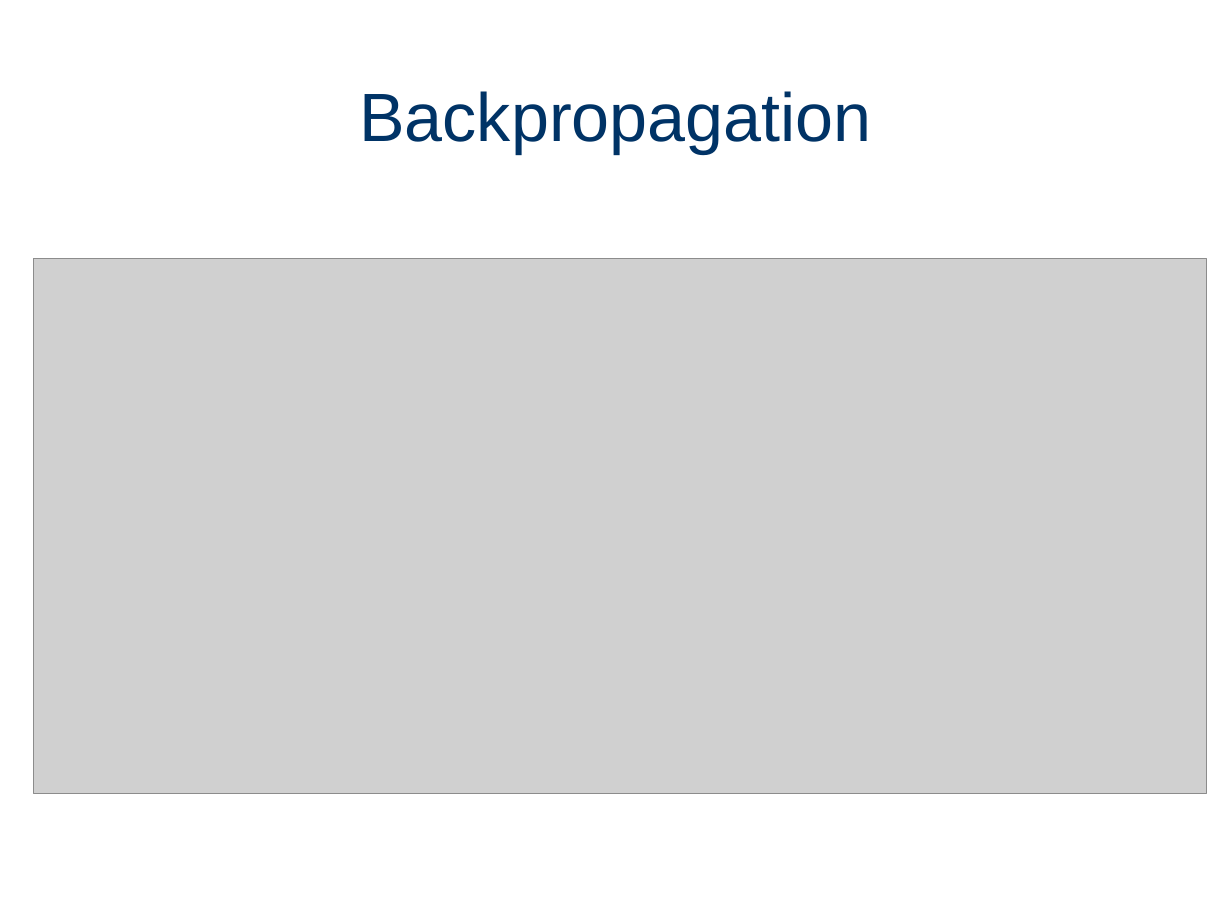
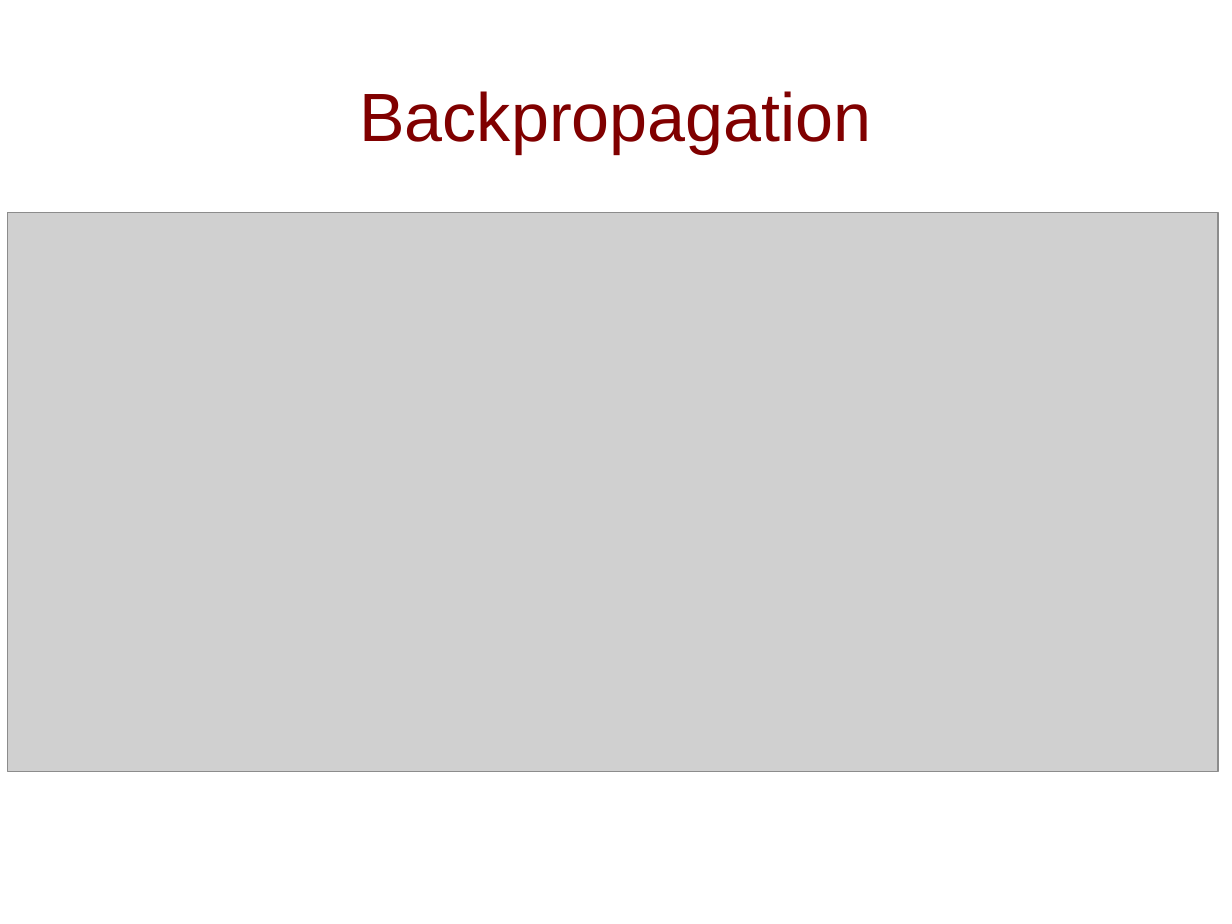
Before and after one commit to gSilas/special-palm-tree, a slide deck: slide 6 of presentation.odp (slide 5 before the commit). Drawn at 1232x924 pixels with LibreOffice and Linux fonts; fonts in the diff are those of the drawing; grey boxes stand for pictures. Boxes give left, top, right and bottom in pixels: in the first picture for what was removed or moved away, otherwise in the second. Text is boxed around its words. In the diff, an @@ line names an element or a change of style, - is before the commit and + after.

```diff
--- a/presentation.odp
+++ b/presentation.odp
@@ title "Backpropagation" at [359, 91, 871, 153]: text colour #003366 to #800000 @@
@@ picture: place and size @@
-picture at [34, 259, 1207, 794]
+picture at [7, 212, 1219, 771]
```
Also in this commit, not shown: 8 other slides changed, 3 slides added, 8 other files.
